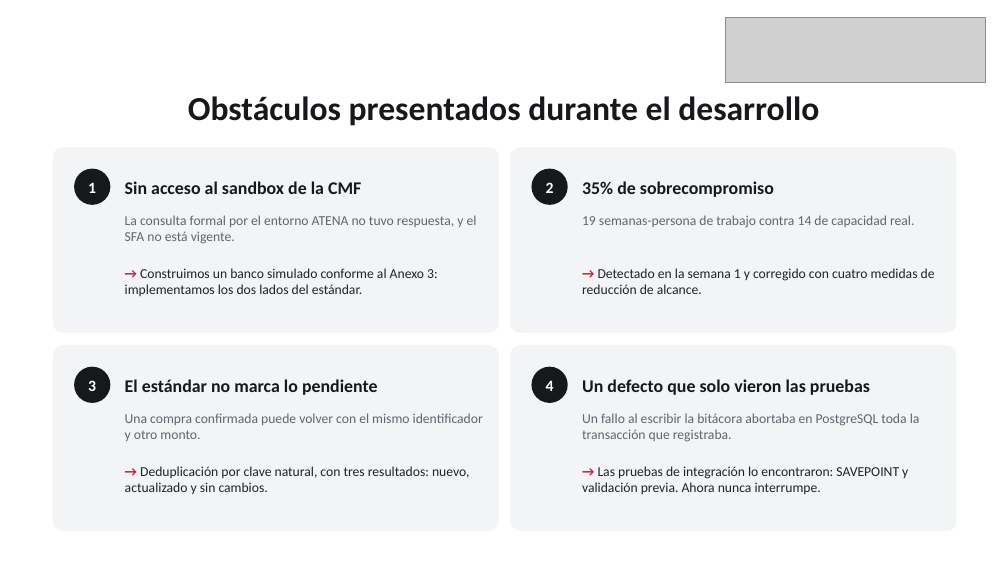
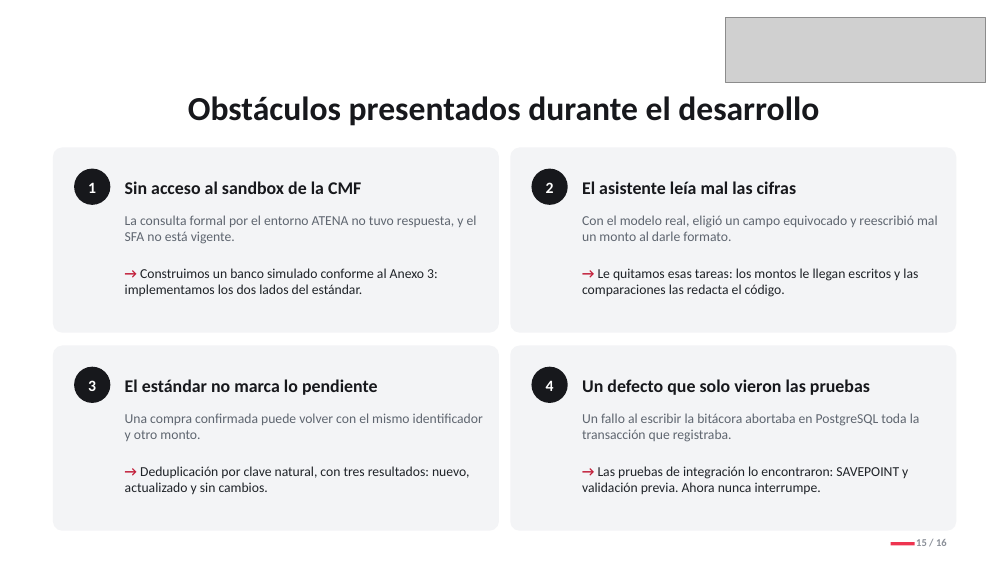
Before and after one commit to JossPa/VelvetWallet, a slide deck: slide 15 of Fase 3/Evidencias_Grupales/Presentación Final del proyecto (Español).pptx. Drawn at 1008x567 pixels with LibreOffice and Linux fonts; fonts in the diff are those of the drawing; grey boxes stand for pictures. Boxes give left, top, right and bottom in pixels: in the first picture for what was removed or moved away, otherwise in the second. Text is boxed around its words. In the diff, an @@ line names an element or a change of style, - is before the commit and + after.

Commit message:
docs(fase3): presentacion para el examen final
Aplica la retroalimentacion del 16-nov: objetivos en orden, sin destacar el sobrecompromiso, demo con el dashboard por mes y categoria y con el asistente, y cifras al dia (352 pruebas). Incorpora la mascota y la app en un marco de telefono, con indicador de avance en cada lamina.

```diff
--- a/Fase 3/Evidencias_Grupales/Presentación Final del proyecto (Español).pptx
+++ b/Fase 3/Evidencias_Grupales/Presentación Final del proyecto (Español).pptx
@@ text at (582, 181, 796, 194): text changed @@
-35% de sobrecompromiso
+El asistente leía mal las cifras
@@ text at (582, 215, 938, 241): text changed @@
-19 semanas-persona de trabajo contra 14 de capacidad real.
+Con el modelo real, eligió un campo equivocado y reescribió mal un monto al darle formato.
@@ text at (582, 268, 918, 297): text changed @@
-→ Detectado en la semana 1 y corregido con cuatro medidas de reducción de alcance.
+→ Le quitamos esas tareas: los montos le llegan escritos y las comparaciones las redacta el código.
@@ text added at (916, 539, 947, 546), 10 pt, text #8A8F98, bold @@
+15 / 16
@@ rectangle added at (891, 542, 915, 545), fill #EE3450 @@
```
Also in this commit, not shown: 15 other slides changed.
